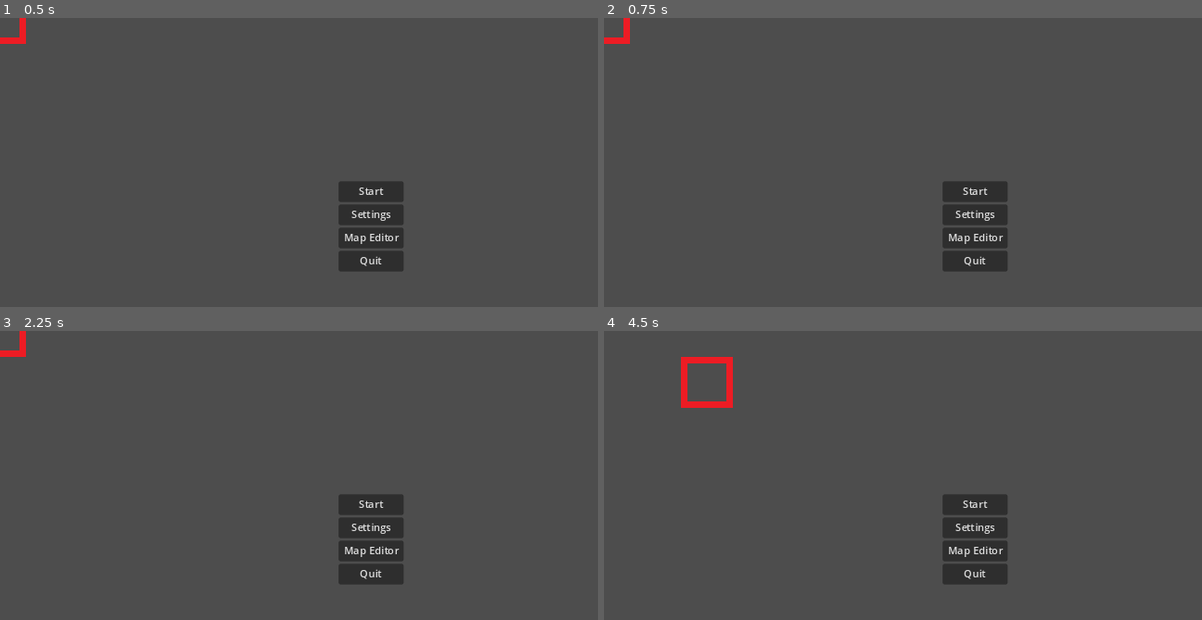
Above: before the commit, frames 1-4 (two rows, left to right).
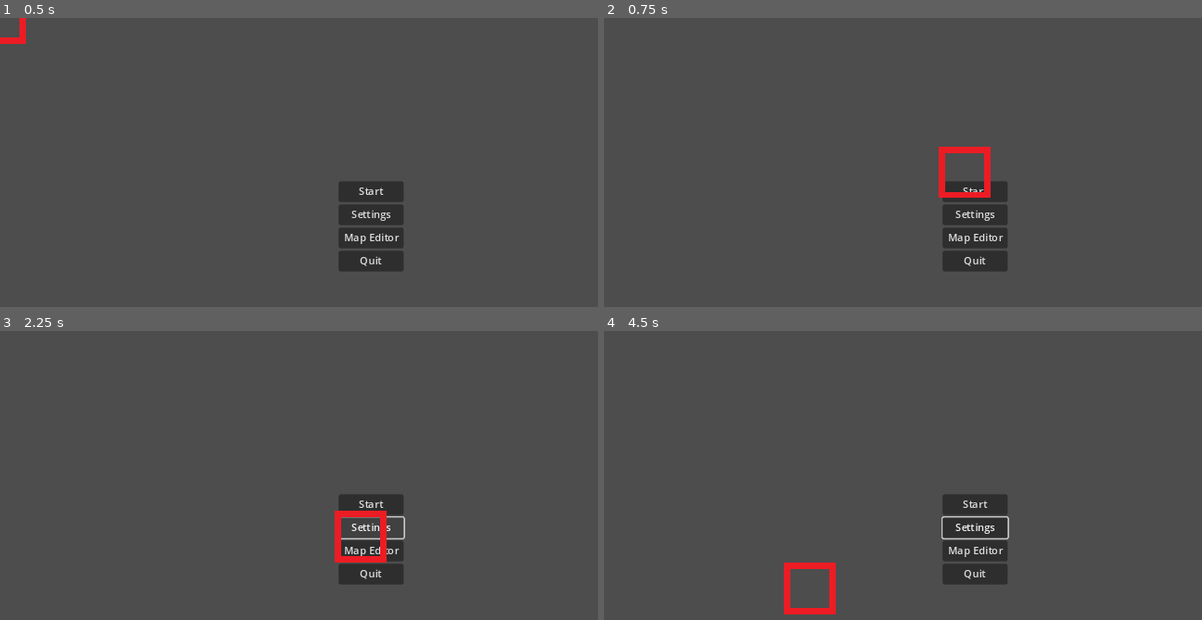
Above: after the commit, the same moments.

Repository: ACCESS-DENIDE/SplitedTanksClient
Game: Godot game, scene res://Assets/Cursor.tscn
The game is run twice, just before and just after one commit, with the same random seed, the same clock (stepped at 60 frames per second) and the same inputs. This scene is started directly instead of the project's main scene. Video files are missing from this copy of the repository; at most half a second of black plays in their place.
Inputs (mouse positions are in pixels of both pictures, inside the frame that each line leads up to):
- Up to frame 1 (0.5 s): no input
- Up to frame 2 (0.75 s): click "Start" at 0.5 s
- Up to frame 3 (2.25 s): click "Start" at 1.25 s; click "Settings" at 2 s
- Up to frame 4 (4.5 s): click "Map Editor" at 2.75 s; move the mouse to (1136, 518) at 3.52 s; hold D (my_move_right) 3.53-4.28 s; move the mouse to (825, 559) at 4.27 s; hold S (my_move_down) from 4.28 s (still down)

Frame 1 is identical in both runs. In frame 2, 0.8% of the frame differs, in the area x 0-65%, y 0-63%; in frame 3, 1.0%; in frame 4, 1.5%, in the area x 12-68%, y 8-99%.
Error after the commit: Invalid call. Nonexistent function '_set_bloc' in base 'Nil'. (res://Assets/Cursor.gd:35)

Commit message:
MouseContytolOfCursor

Diff:
--- a/Assets/Cursor.gd
+++ b/Assets/Cursor.gd
@@ -13,9 +13,13 @@
 func _input(event):
 	var y=Input.get_axis("my_move_up", "my_move_down")
 	var x=Input.get_axis("my_move_left", "my_move_right")
+	var mouse=get_global_mouse_position()
+	mouse=mouse-Vector2(40, 40)
+	if(abs(mouse.x)<880 and abs(mouse.y)<880):
+		x_val=floor((mouse.x-root_cord)/80)+1
+		y_val=floor((mouse.y-root_cord)/80)+1
 	x_val+=x
 	y_val+=y
-
 	if(x_val<0):
 		x_val=0
 	if(x_val>21):
--- a/project.godot
+++ b/project.godot
@@ -50,11 +50,13 @@
 my_shoot={
 "deadzone": 0.5,
 "events": [Object(InputEventKey,"resource_local_to_scene":false,"resource_name":"","device":-1,"window_id":0,"alt_press …(182 unchanged characters)…
+, Object(InputEventMouseButton,"resource_local_to_scene":false,"resource_name":"","device":-1,"window_id":0,"alt_pressed":false,"shift_pressed":false,"ctrl_pressed":false,"meta_pressed":false,"button_mask":1,"position":Vector2(216, 21),"global_position":Vector2(220, 64),"factor":1.0,"button_index":1,"pressed":true,"double_click":false,"script":null)
 ]
 }
 my_ability={
 "deadzone": 0.5,
 "events": [Object(InputEventKey,"resource_local_to_scene":false,"resource_name":"","device":-1,"window_id":0,"alt_pressed":false,"shift_pressed":false,"ctrl_pressed":false,"meta_pressed":false,"pressed":false,"keycode":0,"physical_keycode":32,"key_label":0,"unicode":32,"echo":false,"script":null)
+, Object(InputEventMouseButton,"resource_local_to_scene":false,"resource_name":"","device":-1,"window_id":0,"alt_pressed":false,"shift_pressed":false,"ctrl_pressed":false,"meta_pressed":false,"button_mask":2,"position":Vector2(256, 15),"global_position":Vector2(260, 58),"factor":1.0,"button_index":2,"pressed":true,"double_click":false,"script":null)
 ]
 }
 my_menu={
